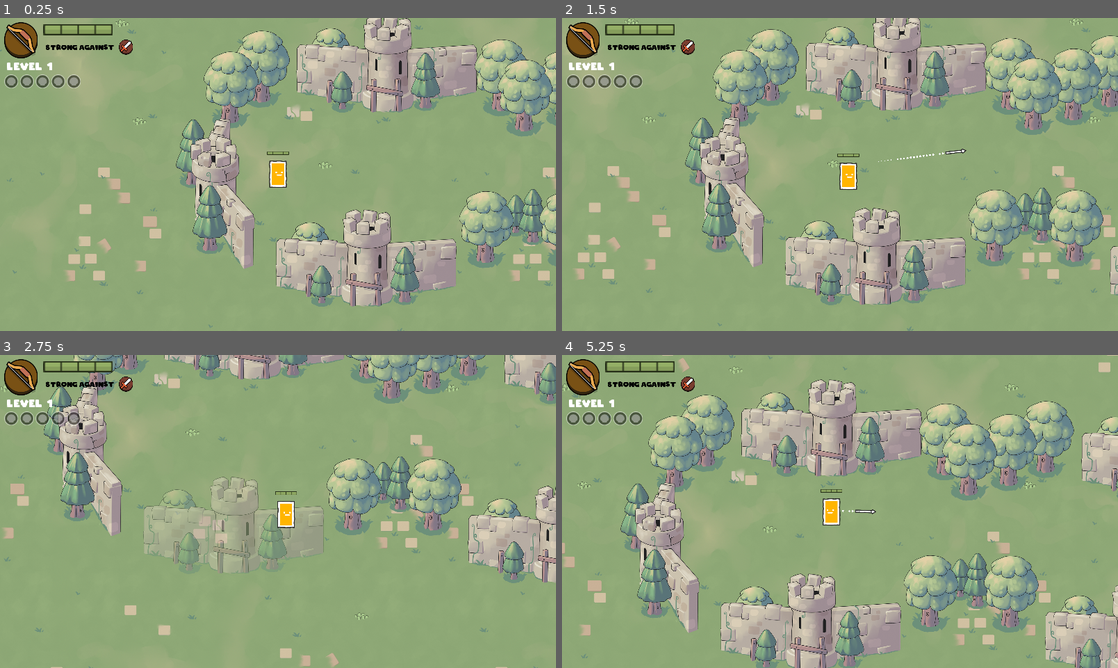
Above: before the commit, frames 1-4 (two rows, left to right).
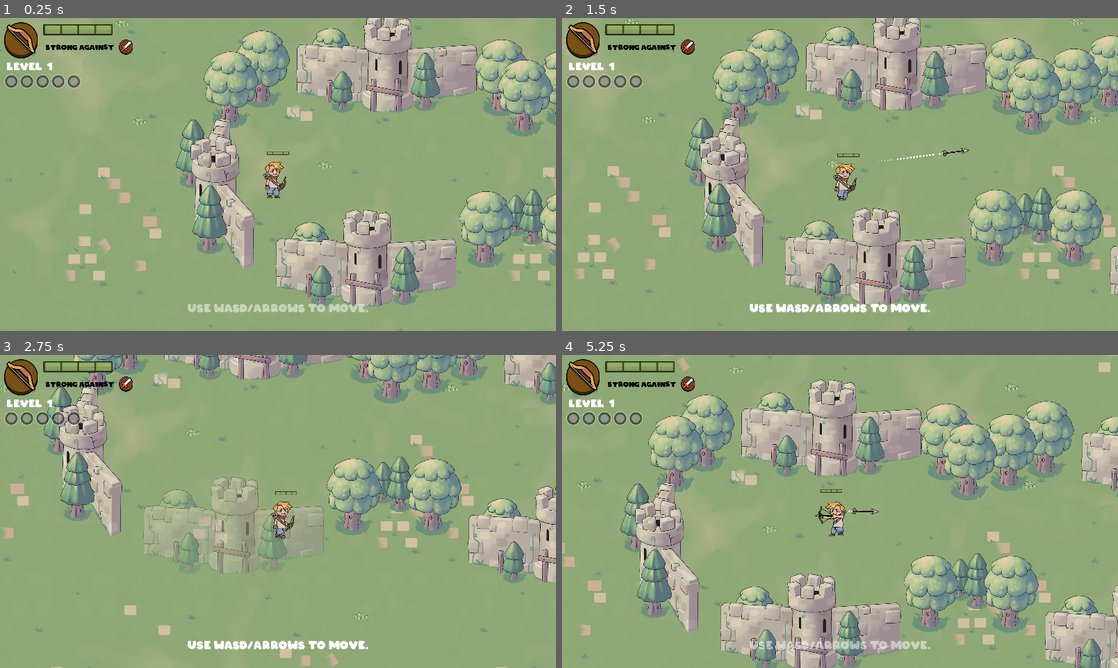
Above: after the commit, the same moments.

Repository: marcelo-souzaf/GTMK-Platypus
Game: Godot game, scene res://scenes/Game.tscn
Same seed, same stepped clock (60 frames per second), same inputs: the game is played once before the commit and once after it.
Inputs (mouse positions are in pixels of both pictures, inside the frame that each line leads up to):
- Up to frame 1 (0.25 s): no input
- Up to frame 2 (1.5 s): tap Enter at 0.5 s; move the mouse to (962, 158) at 0.52 s; hold D (move_right) 0.53-1.28 s; click (962, 158) at 0.6 s; move the mouse to (728, 190) at 1.27 s; hold S (move_down) from 1.28 s (still down); click (728, 190) at 1.35 s
- Up to frame 3 (2.75 s): move the mouse to (333, 442) at 2.02 s; release S (move_down) at 2.03 s; hold D (move_right) from 2.03 s (still down); click (333, 442) at 2.1 s
- Up to frame 4 (5.25 s): move the mouse to (812, 574) at 2.77 s; release D (move_right) at 2.78 s; hold W (move_up) 2.78-3.53 s; click (812, 574) at 2.85 s; move the mouse to (1006, 558) at 3.52 s; hold A (move_left) 3.53-5.03 s; click (1006, 558) at 3.6 s; move the mouse to (673, 464) at 4.27 s; click (673, 464) at 4.35 s; move the mouse to (867, 511) at 5.02 s; hold S (move_down) from 5.03 s (still down); click (867, 511) at 5.1 s

The runs differ from the first frame. In frame 1, 1.0% of the frame differs, in the area x 33-67%, y 45-95%; in frame 2, 1.1%, in the area x 33-74%, y 41-95%; in frame 3, 1.0%; in frame 4, 1.1%.

Commit message:
uploads all animations

Diff:
--- a/resources/animations/Archer.tres
+++ b/resources/animations/Archer.tres
@@ -1,11 +1,54 @@
-[gd_resource type="SpriteFrames" load_steps=2 format=2]
+[gd_resource type="SpriteFrames" load_steps=35 format=2]
 
-[ext_resource path="res://assets/characters/archer.png" type="Texture" id=1]
+[ext_resource path="res://assets/animation/Archer idle/Timeline 1_0009.png" type="Texture" id=1]
+[ext_resource path="res://assets/animation/Archer idle/Timeline 1_0004.png" type="Texture" id=2]
+[ext_resource path="res://assets/animation/Archer idle/Timeline 1_0003.png" type="Texture" id=3]
+[ext_resource path="res://assets/animation/Archer idle/Timeline 1_0001.png" type="Texture" id=4]
+[ext_resource path="res://assets/animation/Archer idle/Timeline 1_0005.png" type="Texture" id=5]
+[ext_resource path="res://assets/animation/Archer idle/Timeline 1_0007.png" type="Texture" id=6]
+[ext_resource path="res://assets/animation/Archer idle/Timeline 1_0000.png" type="Texture" id=7]
+[ext_resource path="res://assets/animation/Archer idle/Timeline 1_0008.png" type="Texture" id=8]
+[ext_resource path="res://assets/animation/Archer idle/Timeline 1_0010.png" type="Texture" id=9]
+[ext_resource path="res://assets/animation/Archer idle/Timeline 1_0002.png" type="Texture" id=10]
+[ext_resource path="res://assets/animation/Archer idle/Timeline 1_0006.png" type="Texture" id=11]
+[ext_resource path="res://assets/animation/Archer idle/Timeline 1_0012.png" type="Texture" id=12]
+[ext_resource path="res://assets/animation/Archer idle/Timeline 1_0011.png" type="Texture" id=13]
+[ext_resource path="res://assets/animation/Archer walk/Timeline 1_0007.png" type="Texture" id=14]
+[ext_resource path="res://assets/animation/Archer walk/Timeline 1_0012.png" type="Texture" id=15]
+[ext_resource path="res://assets/animation/Archer walk/Timeline 1_0003.png" type="Texture" id=16]
+[ext_resource path="res://assets/animation/Archer walk/Timeline 1_0008.png" type="Texture" id=17]
+[ext_resource path="res://assets/animation/Archer attack/Timeline 1_0000.png" type="Texture" id=18]
+[ext_resource path="res://assets/animation/Archer walk/Timeline 1_0006.png" type="Texture" id=19]
+[ext_resource path="res://assets/animation/Archer attack/Timeline 1_0003.png" type="Texture" id=20]
+[ext_resource path="res://assets/animation/Archer attack/Timeline 1_0004.png" type="Texture" id=21]
+[ext_resource path="res://assets/animation/Archer attack/Timeline 1_0006.png" type="Texture" id=22]
+[ext_resource path="res://assets/animation/Archer walk/Timeline 1_0005.png" type="Texture" id=23]
+[ext_resource path="res://assets/animation/Archer attack/Timeline 1_0005.png" type="Texture" id=24]
+[ext_resource path="res://assets/animation/Archer attack/Timeline 1_0007.png" type="Texture" id=25]
+[ext_resource path="res://assets/animation/Archer attack/Timeline 1_0001.png" type="Texture" id=26]
+[ext_resource path="res://assets/animation/Archer attack/Timeline 1_0002.png" type="Texture" id=27]
+[ext_resource path="res://assets/animation/Archer walk/Timeline 1_0000.png" type="Texture" id=28]
+[ext_resource path="res://assets/animation/Archer walk/Timeline 1_0002.png" type="Texture" id=29]
+[ext_resource path="res://assets/animation/Archer walk/Timeline 1_0001.png" type="Texture" id=30]
+[ext_resource path="res://assets/animation/Archer walk/Timeline 1_0009.png" type="Texture" id=31]
+[ext_resource path="res://assets/animation/Archer walk/Timeline 1_0010.png" type="Texture" id=32]
+[ext_resource path="res://assets/animation/Archer walk/Timeline 1_0011.png" type="Texture" id=33]
+[ext_resource path="res://assets/animation/Archer walk/Timeline 1_0004.png" type="Texture" id=34]
 
 [resource]
 animations = [ {
-"frames": [ ExtResource( 1 ) ],
+"frames": [ ExtResource( 18 ), ExtResource( 26 ), ExtResource( 27 ), ExtResource( 20 ), ExtResource( 21 ), ExtResource( 24 ), ExtResource( 22 ), ExtResource( 25 ) ],
+"loop": false,
+"name": "attack",
+"speed": 30.0
+}, {
+"frames": [ ExtResource( 7 ), ExtResource( 4 ), ExtResource( 10 ), ExtResource( 3 ), ExtResource( 2 ), ExtResource( 5 ), ExtResource( 11 ), ExtResource( 6 ), ExtResource( 8 ), ExtResource( 1 ), ExtResource( 9 ), ExtResource( 13 ), ExtResource( 12 ) ],
 "loop": true,
 "name": "default",
-"speed": 5.0
+"speed": 30.0
+}, {
+"frames": [ ExtResource( 28 ), ExtResource( 30 ), ExtResource( 29 ), ExtResource( 16 ), ExtResource( 34 ), ExtResource( 23 ), ExtResource( 19 ), ExtResource( 14 ), ExtResource( 17 ), ExtResource( 31 ), ExtResource( 32 ), ExtResource( 33 ), ExtResource( 15 ) ],
+"loop": true,
+"name": "walk",
+"speed": 30.0
 } ]
--- a/resources/animations/Mage.tres
+++ b/resources/animations/Mage.tres
@@ -1,11 +1,52 @@
-[gd_resource type="SpriteFrames" load_steps=2 format=2]
+[gd_resource type="SpriteFrames" load_steps=33 format=2]
 
-[ext_resource path="res://assets/characters/mage.png" type="Texture" id=1]
+[ext_resource path="res://assets/animation/Magic dude walk/Timeline 1_0003.png" type="Texture" id=1]
+[ext_resource path="res://assets/animation/Magic dude idle/Timeline 1_0004.png" type="Texture" id=2]
+[ext_resource path="res://assets/animation/Magic dude idle/Timeline 1_0005.png" type="Texture" id=3]
+[ext_resource path="res://assets/animation/Magic dude idle/Timeline 1_0006.png" type="Texture" id=4]
+[ext_resource path="res://assets/animation/Magic dude idle/Timeline 1_0007.png" type="Texture" id=5]
+[ext_resource path="res://assets/animation/Magic dude idle/Timeline 1_0000.png" type="Texture" id=6]
+[ext_resource path="res://assets/animation/Magic dude idle/Timeline 1_0001.png" type="Texture" id=7]
+[ext_resource path="res://assets/animation/Magic dude idle/Timeline 1_0002.png" type="Texture" id=8]
+[ext_resource path="res://assets/animation/Magic dude idle/Timeline 1_0003.png" type="Texture" id=9]
+[ext_resource path="res://assets/animation/Magic dude idle/Timeline 1_0008.png" type="Texture" id=10]
+[ext_resource path="res://assets/animation/Magic dude idle/Timeline 1_0009.png" type="Texture" id=11]
+[ext_resource path="res://assets/animation/Magic dude idle/Timeline 1_0010.png" type="Texture" id=12]
+[ext_resource path="res://assets/animation/Magic dude idle/Timeline 1_0011.png" type="Texture" id=13]
+[ext_resource path="res://assets/animation/Magic dude idle/Timeline 1_0012.png" type="Texture" id=14]
+[ext_resource path="res://assets/animation/Magic dude walk/Timeline 1_0005.png" type="Texture" id=15]
+[ext_resource path="res://assets/animation/Magic dude walk/Timeline 1_0004.png" type="Texture" id=16]
+[ext_resource path="res://assets/animation/Magic dude walk/Timeline 1_0006.png" type="Texture" id=17]
+[ext_resource path="res://assets/animation/Magic dude walk/Timeline 1_0009.png" type="Texture" id=18]
+[ext_resource path="res://assets/animation/Magic dude walk/Timeline 1_0007.png" type="Texture" id=19]
+[ext_resource path="res://assets/animation/Magic dude walk/Timeline 1_0008.png" type="Texture" id=20]
+[ext_resource path="res://assets/animation/Magic dude walk/Timeline 1_0002.png" type="Texture" id=21]
+[ext_resource path="res://assets/animation/Magic dude attack/Timeline 1_0001.png" type="Texture" id=22]
+[ext_resource path="res://assets/animation/Magic dude attack/Timeline 1_0002.png" type="Texture" id=23]
+[ext_resource path="res://assets/animation/Magic dude attack/Timeline 1_0003.png" type="Texture" id=24]
+[ext_resource path="res://assets/animation/Magic dude attack/Timeline 1_0004.png" type="Texture" id=25]
+[ext_resource path="res://assets/animation/Magic dude attack/Timeline 1_0000.png" type="Texture" id=26]
+[ext_resource path="res://assets/animation/Magic dude attack/Timeline 1_0005.png" type="Texture" id=27]
+[ext_resource path="res://assets/animation/Magic dude attack/Timeline 1_0007.png" type="Texture" id=28]
+[ext_resource path="res://assets/animation/Magic dude attack/Timeline 1_0008.png" type="Texture" id=29]
+[ext_resource path="res://assets/animation/Magic dude walk/Timeline 1_0000.png" type="Texture" id=30]
+[ext_resource path="res://assets/animation/Magic dude walk/Timeline 1_0001.png" type="Texture" id=31]
+[ext_resource path="res://assets/animation/Magic dude attack/Timeline 1_0006.png" type="Texture" id=32]
 
 [resource]
 animations = [ {
-"frames": [ ExtResource( 1 ) ],
+"frames": [ ExtResource( 26 ), ExtResource( 22 ), ExtResource( 23 ), ExtResource( 24 ), ExtResource( 25 ), ExtResource( 27 ), ExtResource( 32 ), ExtResource( 28 ), ExtResource( 29 ) ],
+"loop": false,
+"name": "attack",
+"speed": 30.0
+}, {
+"frames": [ ExtResource( 6 ), ExtResource( 7 ), ExtResource( 8 ), ExtResource( 9 ), ExtResource( 2 ), ExtResource( 3 ), ExtResource( 4 ), ExtResource( 5 ), ExtResource( 10 ), ExtResource( 11 ), ExtResource( 12 ), ExtResource( 13 ), ExtResource( 14 ) ],
 "loop": true,
 "name": "default",
-"speed": 5.0
+"speed": 30.0
+}, {
+"frames": [ ExtResource( 30 ), ExtResource( 31 ), ExtResource( 21 ), ExtResource( 1 ), ExtResource( 16 ), ExtResource( 15 ), ExtResource( 17 ), ExtResource( 19 ), ExtResource( 20 ), ExtResource( 18 ) ],
+"loop": true,
+"name": "walk",
+"speed": 30.0
 } ]
--- a/resources/animations/Swordsman.tres
+++ b/resources/animations/Swordsman.tres
@@ -1,11 +1,53 @@
-[gd_resource type="SpriteFrames" load_steps=2 format=2]
+[gd_resource type="SpriteFrames" load_steps=34 format=2]
 
-[ext_resource path="res://assets/characters/swordsman.png" type="Texture" id=1]
+[ext_resource path="res://assets/animation/Sword idle/Timeline 1_0010.png" type="Texture" id=1]
+[ext_resource path="res://assets/animation/Sword idle/Timeline 1_0007.png" type="Texture" id=2]
+[ext_resource path="res://assets/animation/Sword walk/Timeline 1_0001.png" type="Texture" id=3]
+[ext_resource path="res://assets/animation/Sword walk/Timeline 1_0004.png" type="Texture" id=4]
+[ext_resource path="res://assets/animation/Sword walk/Timeline 1_0009.png" type="Texture" id=5]
+[ext_resource path="res://assets/animation/Sword attack/Timeline 1_0004.png" type="Texture" id=6]
+[ext_resource path="res://assets/animation/Sword attack/Timeline 1_0005.png" type="Texture" id=7]
+[ext_resource path="res://assets/animation/Sword walk/Timeline 1_0012.png" type="Texture" id=8]
+[ext_resource path="res://assets/animation/Sword walk/Timeline 1_0003.png" type="Texture" id=9]
+[ext_resource path="res://assets/animation/Sword idle/Timeline 1_0008.png" type="Texture" id=10]
+[ext_resource path="res://assets/animation/Sword attack/Timeline 1_0001.png" type="Texture" id=11]
+[ext_resource path="res://assets/animation/Sword walk/Timeline 1_0007.png" type="Texture" id=12]
+[ext_resource path="res://assets/animation/Sword attack/Timeline 1_0007.png" type="Texture" id=13]
+[ext_resource path="res://assets/animation/Sword attack/Timeline 1_0003.png" type="Texture" id=14]
+[ext_resource path="res://assets/animation/Sword walk/Timeline 1_0005.png" type="Texture" id=15]
+[ext_resource path="res://assets/animation/Sword idle/Timeline 1_0011.png" type="Texture" id=16]
+[ext_resource path="res://assets/animation/Sword attack/Timeline 1_0002.png" type="Texture" id=17]
+[ext_resource path="res://assets/animation/Sword walk/Timeline 1_0006.png" type="Texture" id=18]
+[ext_resource path="res://assets/animation/Sword walk/Timeline 1_0010.png" type="Texture" id=19]
+[ext_resource path="res://assets/animation/Sword attack/Timeline 1_0006.png" type="Texture" id=20]
+[ext_resource path="res://assets/animation/Sword walk/Timeline 1_0000.png" type="Texture" id=21]
+[ext_resource path="res://assets/animation/Sword walk/Timeline 1_0002.png" type="Texture" id=22]
+[ext_resource path="res://assets/animation/Sword walk/Timeline 1_0008.png" type="Texture" id=23]
+[ext_resource path="res://assets/animation/Sword idle/Timeline 1_0009.png" type="Texture" id=24]
+[ext_resource path="res://assets/animation/Sword attack/Timeline 1_0000.png" type="Texture" id=25]
+[ext_resource path="res://assets/animation/Sword walk/Timeline 1_0011.png" type="Texture" id=26]
+[ext_resource path="res://assets/animation/Sword idle/Timeline 1_0002.png" type="Texture" id=27]
+[ext_resource path="res://assets/animation/Sword idle/Timeline 1_0003.png" type="Texture" id=28]
+[ext_resource path="res://assets/animation/Sword idle/Timeline 1_0005.png" type="Texture" id=29]
+[ext_resource path="res://assets/animation/Sword idle/Timeline 1_0006.png" type="Texture" id=30]
+[ext_resource path="res://assets/animation/Sword idle/Timeline 1_0000.png" type="Texture" id=31]
+[ext_resource path="res://assets/animation/Sword idle/Timeline 1_0004.png" type="Texture" id=32]
+[ext_resource path="res://assets/animation/Sword idle/Timeline 1_0001.png" type="Texture" id=33]
 
 [resource]
 animations = [ {
-"frames": [ ExtResource( 1 ) ],
+"frames": [ ExtResource( 25 ), ExtResource( 11 ), ExtResource( 17 ), ExtResource( 14 ), ExtResource( 6 ), ExtResource( 7 ), ExtResource( 20 ), ExtResource( 13 ) ],
+"loop": false,
+"name": "attack",
+"speed": 30.0
+}, {
+"frames": [ ExtResource( 31 ), ExtResource( 33 ), ExtResource( 27 ), ExtResource( 28 ), ExtResource( 32 ), ExtResource( 29 ), ExtResource( 30 ), ExtResource( 2 ), ExtResource( 10 ), ExtResource( 24 ), ExtResource( 1 ), ExtResource( 16 ) ],
 "loop": true,
 "name": "default",
-"speed": 5.0
+"speed": 30.0
+}, {
+"frames": [ ExtResource( 21 ), ExtResource( 3 ), ExtResource( 22 ), ExtResource( 9 ), ExtResource( 4 ), ExtResource( 15 ), ExtResource( 18 ), ExtResource( 12 ), ExtResource( 23 ), ExtResource( 5 ), ExtResource( 19 ), ExtResource( 26 ), ExtResource( 8 ) ],
+"loop": true,
+"name": "walk",
+"speed": 30.0
 } ]
--- a/scenes/Enemy.tscn
+++ b/scenes/Enemy.tscn
@@ -1,11 +1,10 @@
-[gd_scene load_steps=5 format=2]
+[gd_scene load_steps=4 format=2]
 
-[ext_resource path="res://assets/characters/zombie.png" type="Texture" id=1]
 [ext_resource path="res://scripts/enemy.gd" type="Script" id=2]
 
 [sub_resource type="SpriteFrames" id=1]
 animations = [ {
-"frames": [ ExtResource( 1 ) ],
+"frames": [ null ],
 "loop": true,
 "name": "default",
 "speed": 5.0
@@ -22,6 +21,7 @@
 
 [node name="AnimatedSprite" type="AnimatedSprite" parent="."]
 frames = SubResource( 1 )
+playing = true
 flip_h = true
 
 [node name="CollisionShape2D" type="CollisionShape2D" parent="."]
@@ -31,3 +31,5 @@
 [node name="CooldownTimer" type="Timer" parent="."]
 process_mode = 0
 one_shot = true
+
+[connection signal="animation_finished" from="AnimatedSprite" to="." method="_on_AnimatedSprite_animation_finished"]
--- a/scenes/Game.tscn
+++ b/scenes/Game.tscn
@@ -922,7 +922,6 @@
 centered = false
 
 [node name="LevelUp" type="Control" parent="HUD"]
-visible = false
 anchor_right = 1.0
 anchor_bottom = 1.0
 theme = ExtResource( 6 )
--- a/scenes/Player.tscn
+++ b/scenes/Player.tscn
@@ -43,4 +43,5 @@
 wait_time = 0.4
 one_shot = true
 
+[connection signal="animation_finished" from="AnimatedSprite" to="." method="_on_AnimatedSprite_animation_finished"]
 [connection signal="timeout" from="Invulnerability" to="." method="_on_Invulnerability_timeout"]
--- a/scripts/enemy.gd
+++ b/scripts/enemy.gd
@@ -26,6 +26,7 @@
 		if cooldown.is_stopped():
 			var direction = player.position - position
 			attack(direction)
+			sprite.animation = "attack"
 		else:
 			idle(delta)
 	# if player is on sight radius
@@ -46,9 +47,22 @@
 		Game.transform_player_into(self)
 
 func chase(delta):
+	if sprite.animation == "attack":
+		pass
+	else:
+		sprite.animation = "walk"
 	var dir = (player.position - position).normalized()
 	lin_speed += dir * Classes.acceleration[class_] * delta
 	lin_speed = lin_speed.limit_length(Classes.max_speed[class_])
 
 func idle(_delta):
+	if sprite.animation == "attack":
+		pass
+	else:
+		sprite.animation = "default"
 	lin_speed = lin_speed.linear_interpolate(Vector2(), 0.2)
+
+
+func _on_AnimatedSprite_animation_finished():
+	if sprite.animation == "attack":
+		sprite.play("default")
--- a/scripts/player.gd
+++ b/scripts/player.gd
@@ -13,6 +13,7 @@
 	if Input.is_action_just_pressed("attack") and cooldown.is_stopped():
 		var direction = get_global_mouse_position() - position
 		self.attack(direction)
+		sprite.animation = "attack"
 
 	# Movement
 	var moving := false
@@ -32,7 +33,16 @@
 		moving = true
 	# Deaccelerate
 	if not moving:
+		if sprite.animation == "attack":
+			pass
+		else:
+			sprite.animation = "default"
 		lin_speed = lin_speed.linear_interpolate(Vector2.ZERO, 0.2)
+	else:
+		if sprite.animation == "attack":
+			pass
+		else:
+			sprite.animation = "walk"
 
 	lin_speed = lin_speed.limit_length(max_speed)
 	lin_speed = move_and_slide(lin_speed)
@@ -54,3 +64,8 @@
 
 func _on_Invulnerability_timeout():
 	sprite.material = null
+
+
+func _on_AnimatedSprite_animation_finished():
+	if sprite.animation == "attack":
+		sprite.animation = "default"
Binary file added: assets/animation/Archer attack/Timeline 1_0000.png
Not shown, added: assets/animation/Archer attack/Timeline 1_0000.png.import
Binary file added: assets/animation/Archer attack/Timeline 1_0001.png
Not shown, added: assets/animation/Archer attack/Timeline 1_0001.png.import
Binary file added: assets/animation/Archer attack/Timeline 1_0002.png
Not shown, added: assets/animation/Archer attack/Timeline 1_0002.png.import
Binary file added: assets/animation/Archer attack/Timeline 1_0003.png
Not shown, added: assets/animation/Archer attack/Timeline 1_0003.png.import
Binary file added: assets/animation/Archer attack/Timeline 1_0004.png
Not shown, added: assets/animation/Archer attack/Timeline 1_0004.png.import
Binary file added: assets/animation/Archer attack/Timeline 1_0005.png
Not shown, added: assets/animation/Archer attack/Timeline 1_0005.png.import
(and 190 more such lines)
